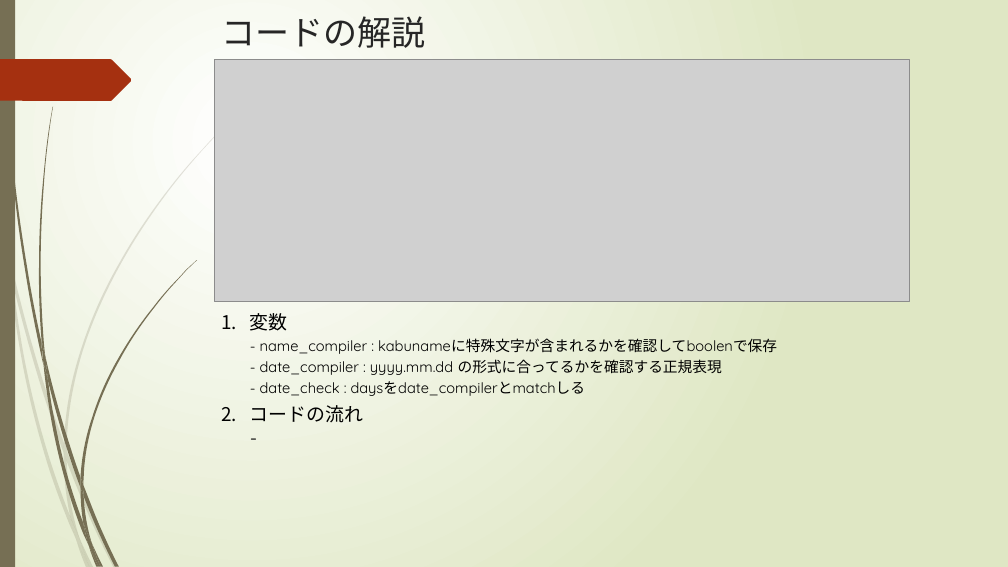
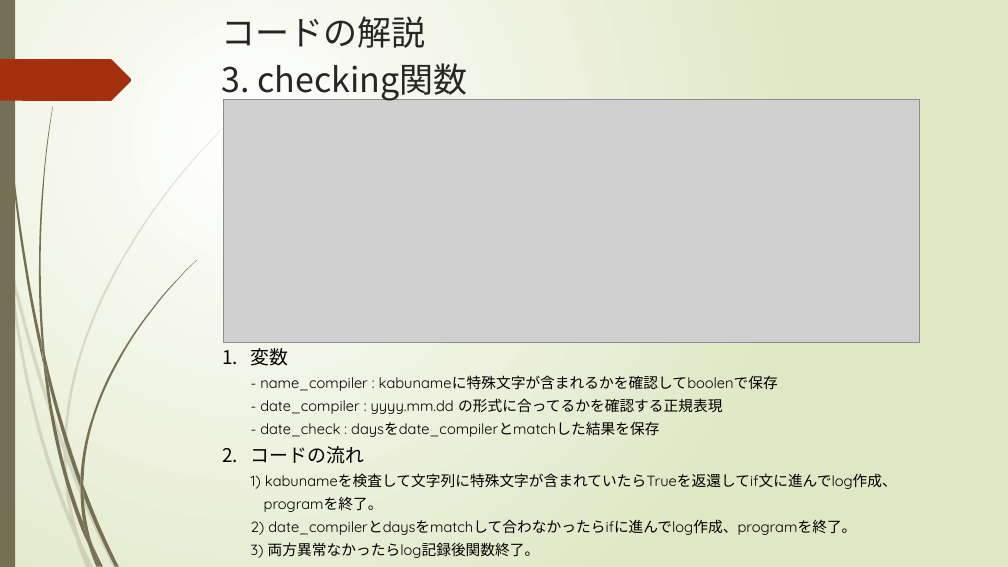
Before and after one commit to SangWooChun714/mirineglobal, a slide deck: slide 10 of crawlingコード解説.pptx. Drawn at 1008x567 pixels with LibreOffice and Linux fonts; fonts in the diff are those of the drawing; grey boxes stand for pictures. Boxes give left, top, right and bottom in pixels: in the first picture for what was removed or moved away, otherwise in the second. Text is boxed around its words. In the diff, an @@ line names an element or a change of style, - is before the commit and + after.

```diff
--- a/crawlingコード解説.pptx
+++ b/crawlingコード解説.pptx
@@ title at (222, 16, 468, 101): text changed @@
-コードの解説
+コードの解説
+3. checking関数
@@ picture: place and size @@
-picture at (214, 60, 910, 302)
+picture at (224, 100, 920, 343)
@@ text at (251, 348, 897, 558): text changed @@
-1. 変数
-   - name_compiler : kabunameに特殊文字が含まれるかを確認してboolenで保存
-   - date_compiler : yyyy.mm.dd の形式に合ってるかを確認する正規表現
-   - date_check : daysをdate_compilerとmatchしる
-2. コードの流れ
-   -
+1. 変数
+   - name_compiler : kabunameに特殊文字が含まれるかを確認してboolenで保存
+   - date_compiler : yyyy.mm.dd の形式に合ってるかを確認する正規表現
+   - date_check : daysをdate_compilerとmatchした結果を保存
+2. コードの流れ
+   1) kabunameを検査して文字列に特殊文字が含まれていたらTrueを返還してif文に進んでlog作成、
+   programを終了。
+   2) date_compilerとdaysをmatchして合わなかったらifに進んでlog作成、programを終了。
+   3) 両方異常なかったらlog記録後関数終了。
```
Also in this commit, not shown: 6 other slides changed, 6 slides added, 12 other files.
